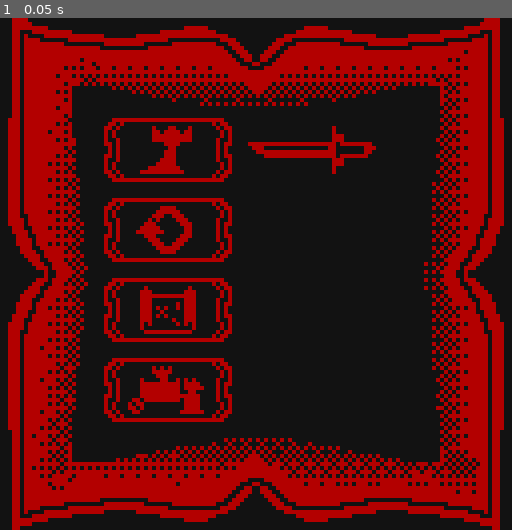
Above: before the commit, frame 1.
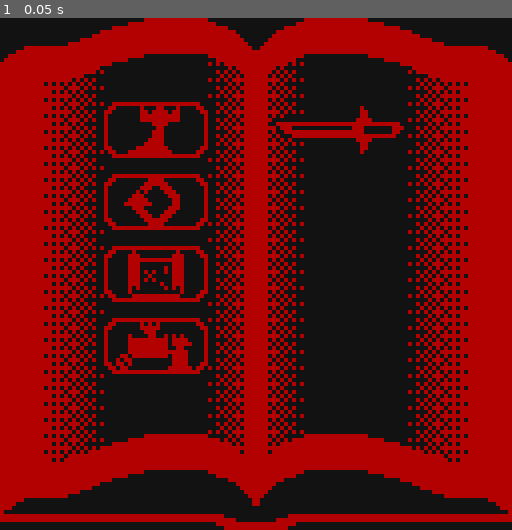
Above: after the commit, the same moment.

Repository: noponn8000/divine-edict
Game: Godot game, scene res://scenes/pause_menu.tscn
The game is run twice, just before and just after one commit, with the same random seed, the same clock (stepped at 60 frames per second) and the same inputs. This scene is started directly instead of the project's main scene. Sound files missing from this copy of the repository are replaced by a short silence.
Inputs:
- Up to frame 1 (0.05 s): no input

The runs differ from the first frame. In frame 1, 40% of the frame differs, in the area x 0-100%, y 0-100%.

Commit message:
Main menu background adjustments

Diff:
--- a/scenes/pause_menu.tscn
+++ b/scenes/pause_menu.tscn
@@ -41,12 +41,13 @@
 anchors_preset = 15
 anchor_right = 1.0
 anchor_bottom = 1.0
-offset_left = -22.0
-offset_top = 25.0
-offset_right = -22.0
-offset_bottom = 25.0
+offset_left = -25.0
+offset_top = 20.0
+offset_right = -25.0
+offset_bottom = 20.0
 grow_horizontal = 2
 grow_vertical = 2
+theme_override_constants/separation = 2
 
 [node name="ReturnButtonContainer" type="PanelContainer" parent="VBoxContainer"]
 layout_mode = 2
@@ -89,6 +90,5 @@
 stretch_mode = 3
 
 [node name="PointerKnife" type="Sprite2D" parent="VBoxContainer"]
-position = Vector2(100, 8)
+position = Vector2(110, 8)
 texture = ExtResource("3_q0w80")
-flip_h = true
Binary file changed: assets/buttons/button_background.png
Binary file changed: assets/buttons/pointer_knife.png
Binary file changed: assets/pause_menu_bg.png
Binary file added: assets/pause_menu_bg_old.png
Not shown, added: assets/pause_menu_bg_old.png.import
